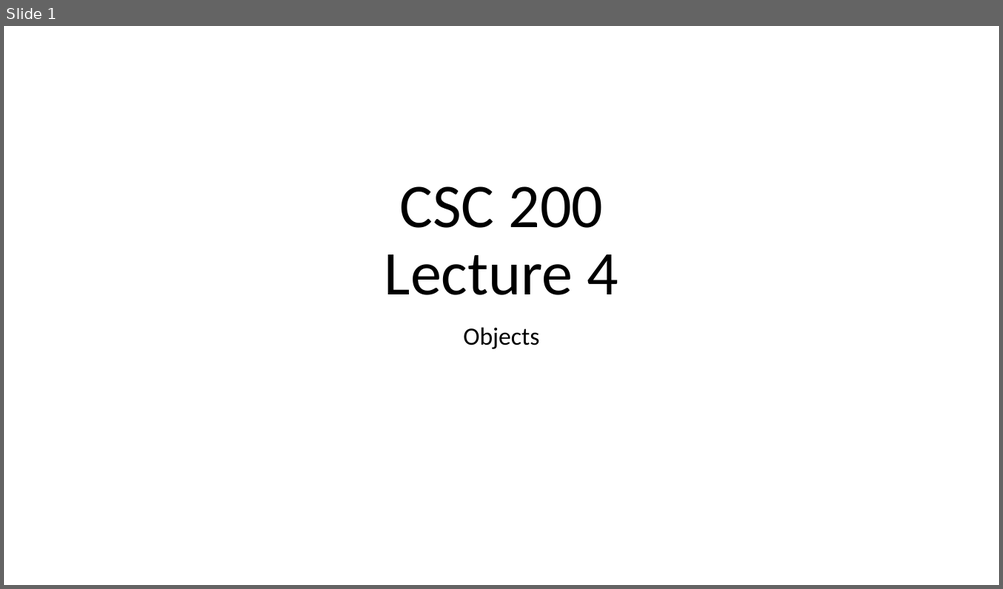
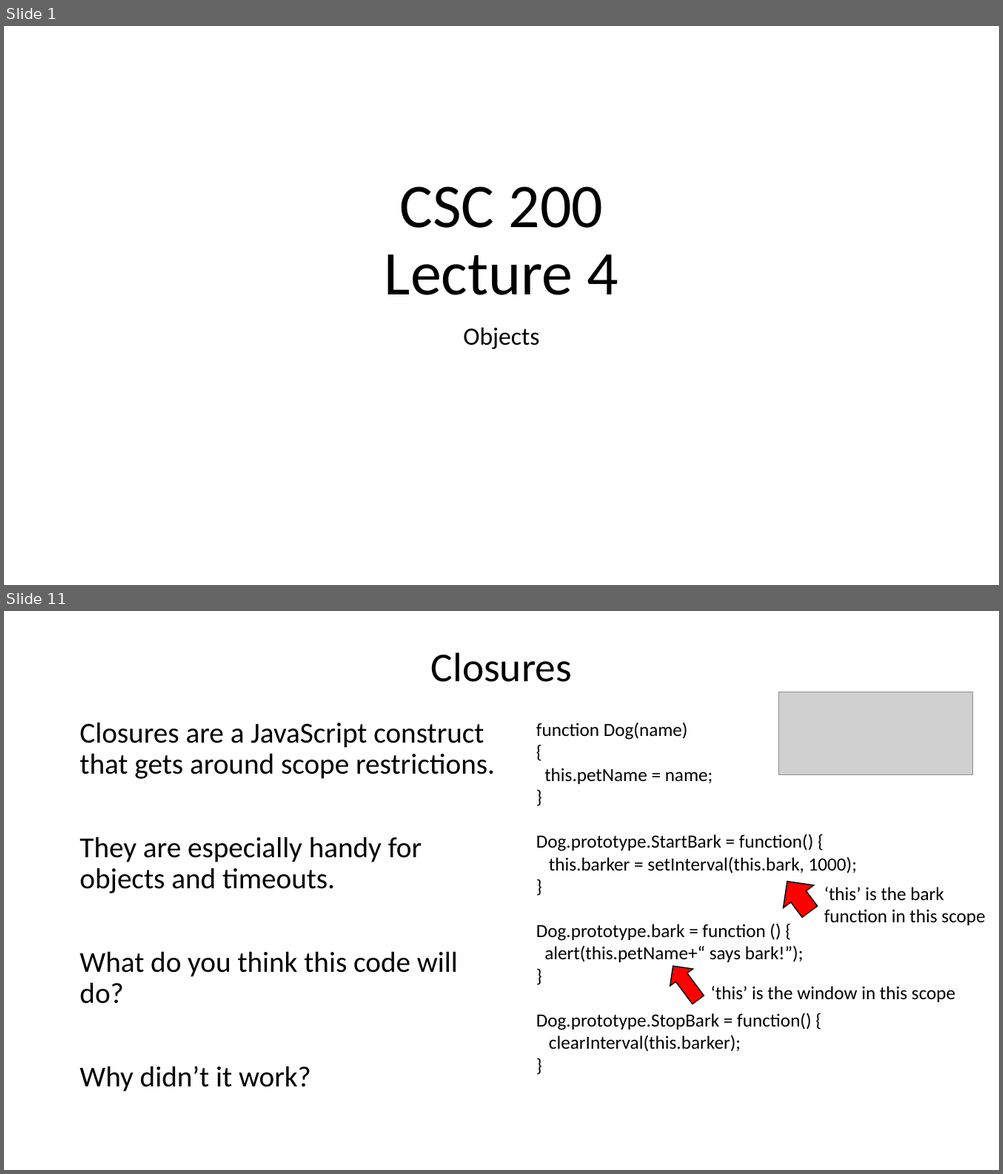
Before and after one commit to bsdillon/cs200_Spring2020, a slide deck: Lecture/Lect4-Objects.pptx. Shown one above the other, each under a label of ours: slide 1 before the commit, slides 1 and 11 after it; the slides between them are not shown. The pictures are 1003x589 and 1003x1174 pixels, drawn with LibreOffice and Linux fonts; fonts in the diff are those of the drawing; grey boxes stand for pictures. Boxes give left, top, right and bottom in pixels: in the first picture for what was removed or moved away, otherwise in the second. Text is boxed around its words. In the diff, an @@ line names an element or a change of style, - is before the commit and + after.

```diff
--- a/Lecture/Lect4-Objects.pptx
+++ b/Lecture/Lect4-Objects.pptx
@@ slide 11 added at <box>4,611,999,1170</box>, background #FFFFFF @@
@@ title added at <box>431,652,572,682</box>, 39.6 pt, text #000000 @@
+Closures
@@ picture added at <box>779,692,973,775</box> @@
@@ text added at <box>79,722,495,1092</box>, 28 pt, text #000000 @@
+Closures are a JavaScript construct that gets around scope restrictions.
+They are especially handy for objects and timeouts.
+What do you think this code will do?
+Why didn’t it work?
@@ text added at <box>536,722,856,1052</box>, 18 pt, text #000000 @@
+function Dog(name)
+{
+this.petName = name;
+}
+Dog.prototype.StartBark = function() {
+this.barker = setInterval(this.bark, 1000);
+}
+Dog.prototype.bark = function () {
+alert(this.petName+“ says bark!”);
+}
+Dog.prototype.StopBark = function() {
+clearInterval(this.barker);
+}
@@ right arrow added at <box>771,871,825,924</box>, fill #FF0000, outline #000000 1 pt @@
@@ text added at <box>824,887,984,925</box>, 18 pt, text #000000 @@
+‘this’ is the bark function in this scope
@@ right arrow added at <box>662,958,710,1009</box>, fill #FF0000, outline #000000 1 pt @@
@@ text added at <box>711,986,955,1002</box>, 18 pt, text #000000 @@
+‘this’ is the window in this scope
```
Also in this commit, not shown: 11 other slides added, 1 slide removed.
